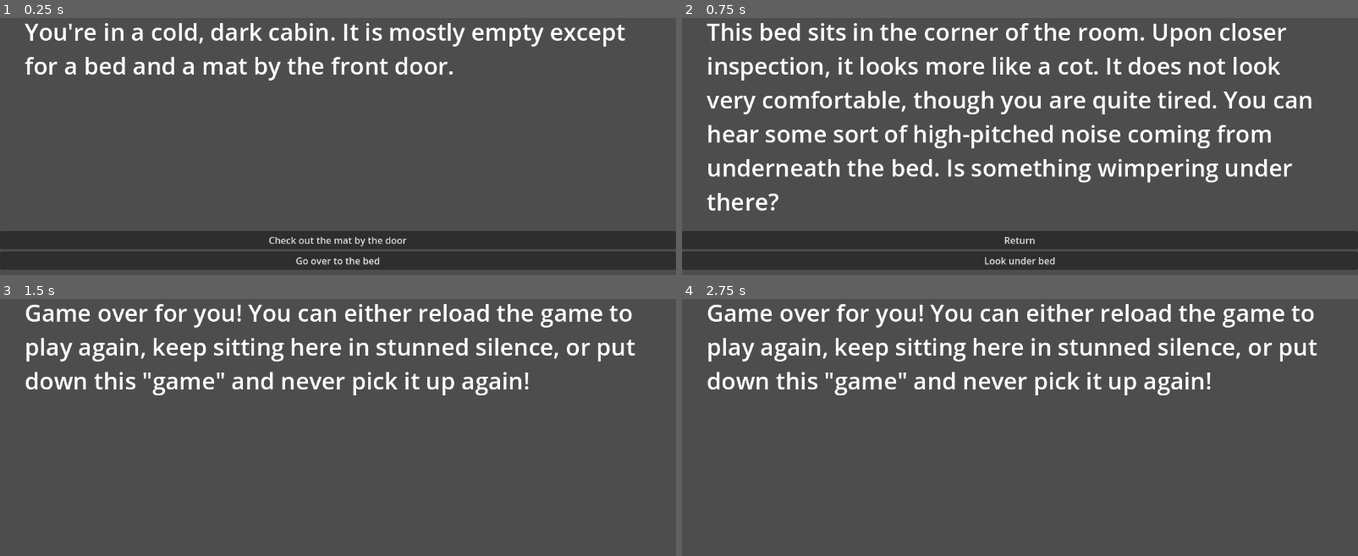
Above: before the commit, frames 1-4 (two rows, left to right).
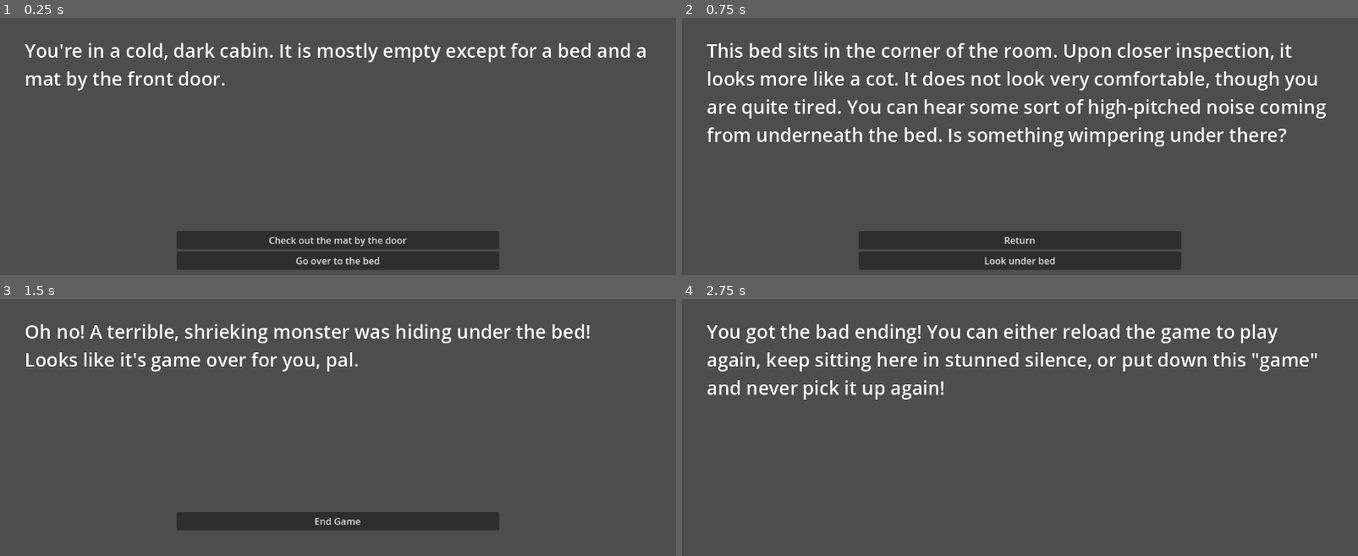
Above: after the commit, the same moments.

Repository: EasternU-SP26-CSCI315/JD-TextAdventure-Template
Game: Godot game, scene res://main.tscn
Same seed, same stepped clock (60 frames per second), same inputs: the game is played once before the commit and once after it.
Inputs (mouse positions are in pixels of both pictures, inside the frame that each line leads up to):
- Up to frame 1 (0.25 s): no input
- Up to frame 2 (0.75 s): click "Go over to the bed" at 0.5 s
- Up to frame 3 (1.5 s): click "Look under bed" at 1.25 s
- Up to frame 4 (2.75 s): click (1020, 520) at 2 s, where only the run after the commit has a clickable "End Game"

The runs differ from the first frame. In frame 1, 14% of the frame differs, in the area x 0-100%, y 1-99%; in frame 2, 25%; in frame 3, 13%; in frame 4, 11%.

Commit message:
Small formatting changes, bug fixes

Diff:
--- a/main.gd
+++ b/main.gd
@@ -2,7 +2,7 @@
 class_name TextAdventureMain
 
 
-@export var start_node: NodePath = NodePath("start")
+@export var start_node: NodePath
 
 
 ## Keys pointing to bools, strings, or numbers
@@ -17,9 +17,9 @@
 
 
 func _ready() -> void:
-	var start: StoryNode = resolve_story_node_from_path(start_node, nodes_root) as StoryNode
+	var start: StoryNode = resolve_story_node_from_path(start_node, self)
 	if not is_instance_valid(start):
-		push_error("Start node not found. start_node=%s (expected a StoryNode under %Nodes)" % [str(start_node)])
+		push_error("Start node not found. start_node=%s (expected a StoryNode under nodes_root)" % [str(start_node)])
 		return
 
 	go_to_node(start)
@@ -28,6 +28,8 @@
 ## Switches the text display to what is defined in the current StoryNode, then rebuilds the list of buttons
 func go_to_node(node: StoryNode) -> void:
 	current_node = node
+	# Could do some tweening here on story_text_label.visible_ratio or visible_characters
+	# Could also disable the buttons until the tween is done
 	story_text_label.text = current_node.text
 	rebuild_choices(current_node.choices)
 
@@ -44,7 +46,11 @@
 			continue
 
 		var b := Button.new()
+		choices_box.add_child(b)
 		b.text = c.label
+		# This could be where some extra formatting options are set.
+		# Or, we could create a new scene with just a button inside it, then load that scene in
+		#    _ready and instantiate it here, with formatting all set up and ready to go.
 
 		# Connect a lambda function to the button's pressed signal
 		# We could absolutely create a function and pass it as a reference below, but this works just as well
@@ -65,8 +71,6 @@
 			go_to_node(target)
 		)
 
-		# Finally, add the button to the node hierarchy
-		choices_box.add_child(b)
 
 
 #region Condition Checking
@@ -219,7 +223,7 @@
 	if not is_instance_valid(anchor) or path.is_empty():
 		return null
 
-	var n := anchor.get_node_or_null(path)
+	var n = anchor.get_node_or_null(path)
 	if n is StoryNode:
 		return n
 
--- a/main.tscn
+++ b/main.tscn
@@ -5,12 +5,14 @@
 [ext_resource type="Script" uid="uid://cgyk67vv44138" path="res://story_scripts/choice.gd" id="2_0xm2m"]
 
 [sub_resource type="LabelSettings" id="LabelSettings_7dm0k"]
-font_size = 40
+font_size = 32
+outline_size = 1
+outline_color = Color(0, 0, 0, 1)
 
 [sub_resource type="Resource" id="Resource_h2yge"]
 script = ExtResource("2_0xm2m")
 label = "Check out the mat by the door"
-go_to = NodePath("../door_mat")
+go_to = NodePath("door_mat")
 metadata/_custom_type_script = "uid://cgyk67vv44138"
 
 [sub_resource type="Resource" id="Resource_1bvp3"]
@@ -29,13 +31,13 @@
 [sub_resource type="Resource" id="Resource_0xm2m"]
 script = ExtResource("2_0xm2m")
 label = "Return"
-go_to = NodePath("../start")
+go_to = NodePath("..")
 metadata/_custom_type_script = "uid://cgyk67vv44138"
 
 [sub_resource type="Resource" id="Resource_lquwl"]
 script = ExtResource("2_0xm2m")
 label = "Check underneath"
-go_to = NodePath("../key")
+go_to = NodePath("../../key")
 do = "set has_key true"
 metadata/_custom_type_script = "uid://cgyk67vv44138"
 
@@ -54,13 +56,13 @@
 [sub_resource type="Resource" id="Resource_kek77"]
 script = ExtResource("2_0xm2m")
 label = "Look under bed"
-go_to = NodePath("../end_bad")
+go_to = NodePath("bed_monster")
 metadata/_custom_type_script = "uid://cgyk67vv44138"
 
 [sub_resource type="Resource" id="Resource_4c57u"]
 script = ExtResource("2_0xm2m")
 label = "End Game"
-go_to = NodePath("../end_bad")
+go_to = NodePath("../../end_bad")
 metadata/_custom_type_script = "uid://cgyk67vv44138"
 
 [node name="Main" type="Control"]
@@ -71,6 +73,7 @@
 grow_horizontal = 2
 grow_vertical = 2
 script = ExtResource("1_h2yge")
+start_node = NodePath("Nodes/start")
 
 [node name="StoryTextLabel" type="Label" parent="."]
 unique_name_in_owner = true
@@ -78,27 +81,27 @@
 anchors_preset = 10
 anchor_right = 1.0
 offset_left = 42.0
+offset_top = 37.0
 offset_right = -41.0
-offset_bottom = 209.0
+offset_bottom = 246.0
 grow_horizontal = 2
 label_settings = SubResource("LabelSettings_7dm0k")
 autowrap_mode = 3
 
 [node name="ChoicesContainer" type="VBoxContainer" parent="."]
 unique_name_in_owner = true
+custom_minimum_size = Vector2(550, 0)
 layout_mode = 1
-anchors_preset = 12
+anchors_preset = 7
+anchor_left = 0.5
 anchor_top = 1.0
-anchor_right = 1.0
+anchor_right = 0.5
 anchor_bottom = 1.0
+offset_left = -18.0
 offset_top = -280.0
+offset_right = 18.0
 grow_horizontal = 2
 grow_vertical = 0
-
-[node name="Button" type="Button" parent="ChoicesContainer"]
-layout_mode = 2
-size_flags_horizontal = 4
-text = "aaa"
 
 [node name="Nodes" type="Node" parent="."]
 unique_name_in_owner = true
@@ -108,7 +111,7 @@
 text = "You're in a cold, dark cabin. It is mostly empty except for a bed and a mat by the front door."
 choices = Array[ExtResource("2_0xm2m")]([SubResource("Resource_h2yge"), SubResource("Resource_1bvp3"), SubResource("Resource_7mycd")])
 
-[node name="door_mat" type="Node" parent="Nodes"]
+[node name="door_mat" type="Node" parent="Nodes/start"]
 script = ExtResource("1_ig7tw")
 text = "A regular door mat by the only entrance to the cabin. It's soaked in cold water, mostly likely melted snow from outside."
 choices = Array[ExtResource("2_0xm2m")]([SubResource("Resource_0xm2m"), SubResource("Resource_lquwl")])
@@ -123,7 +126,7 @@
 text = "This bed sits in the corner of the room. Upon closer inspection, it looks more like a cot. It does not look very comfortable, though you are quite tired. You can hear some sort of high-pitched noise coming from underneath the bed. Is something wimpering under there?"
 choices = Array[ExtResource("2_0xm2m")]([SubResource("Resource_5vw27"), SubResource("Resource_kek77")])
 
-[node name="bed_monster" type="Node" parent="Nodes"]
+[node name="bed_monster" type="Node" parent="Nodes/bed"]
 script = ExtResource("1_ig7tw")
 text = "Oh no! A terrible, shrieking monster was hiding under the bed! Looks like it's game over for you, pal."
 choices = Array[ExtResource("2_0xm2m")]([SubResource("Resource_4c57u")])
@@ -134,4 +137,4 @@
 
 [node name="end_bad" type="Node" parent="Nodes"]
 script = ExtResource("1_ig7tw")
-text = "Game over for you! You can either reload the game to play again, keep sitting here in stunned silence, or put down this \"game\" and never pick it up again!"
+text = "You got the bad ending! You can either reload the game to play again, keep sitting here in stunned silence, or put down this \"game\" and never pick it up again!"
